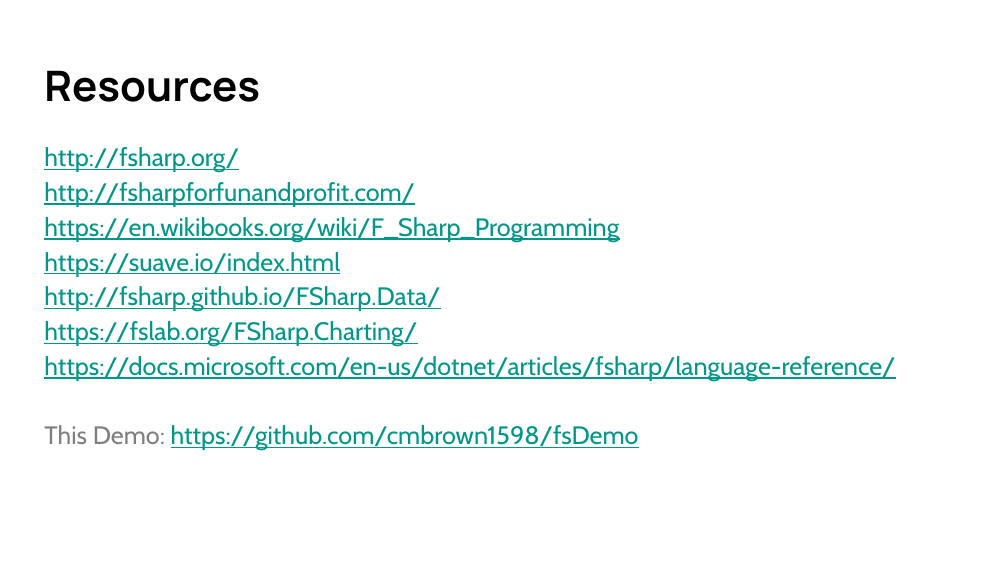
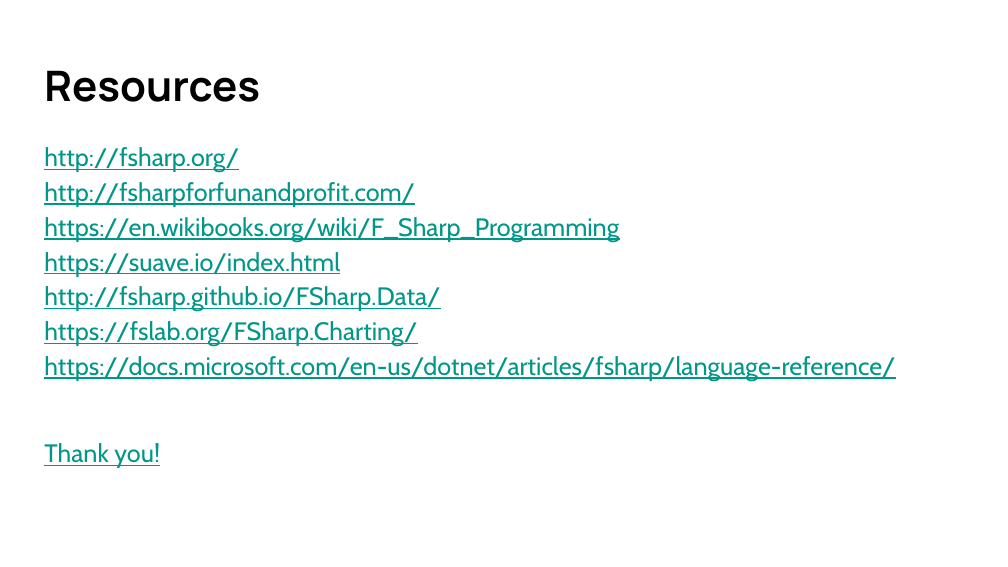
Before and after one commit to cmbrown1598/fsDemo, a slide deck: slide 68 of Intro to F# - Quick.pptx (slide 69 before the commit). Drawn at 1008x567 pixels with LibreOffice and Linux fonts; fonts in the diff are those of the drawing. Boxes give left, top, right and bottom in pixels: in the first picture for what was removed or moved away, otherwise in the second. Text is boxed around its words. In the diff, an @@ line names an element or a change of style, - is before the commit and + after.

Commit message:
Update to Slides.

```diff
--- a/Intro to F# - Quick.pptx
+++ b/Intro to F# - Quick.pptx
@@ text at (x1=44, y1=147, x2=895, y2=468): text changed @@
-http://fsharp.org/
-http://fsharpforfunandprofit.com/
-https://en.wikibooks.org/wiki/F_Sharp_Programming
-https://suave.io/index.html
-http://fsharp.github.io/FSharp.Data/
-https://fslab.org/FSharp.Charting/
-https://docs.microsoft.com/en-us/dotnet/articles/fsharp/language-reference/
-This Demo: https://github.com/cmbrown1598/fsDemo
+http://fsharp.org/
+http://fsharpforfunandprofit.com/
+https://en.wikibooks.org/wiki/F_Sharp_Programming
+https://suave.io/index.html
+http://fsharp.github.io/FSharp.Data/
+https://fslab.org/FSharp.Charting/
+https://docs.microsoft.com/en-us/dotnet/articles/fsharp/language-reference/
+Thank you!
```
Also in this commit, not shown: 13 other slides changed, 1 slide removed, 1 other file.
